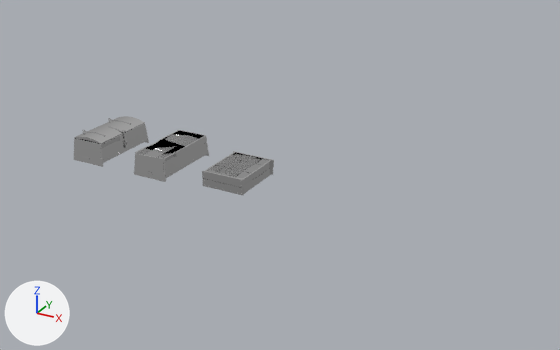
One commit to the FBX model Assets/Art/Models/Environment/Crates and Chests.fbx: the scene before it, then after it.
Both versions are drawn from a camera (50 mm lens) standing at (11.68, -0.45, 3.92) and looking at (7.51, 7.13, 0.13). Lighting does not change. The marker at lower left points along +X, +Y and +Z. Where no turn or scale is listed for an object, it has been applied to the vertices.

The first picture shows 'Chest', 'CrateFancy', 'CrateSimple'.
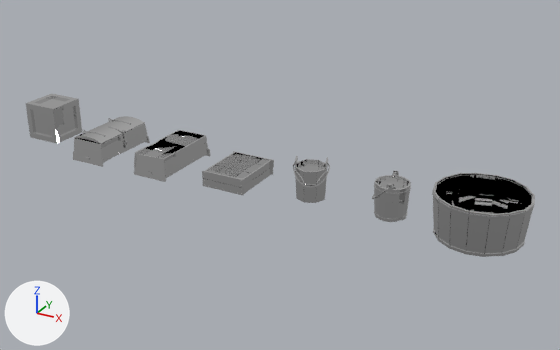
Where the change shows, as pixel boxes [x1, y1, x2, y2] in the pictures (560 x 350 px):
'WaterBasin', added
    after: [432, 173, 535, 257]
'Box', added
    after: [26, 94, 82, 144]
'BucketRounder', added
    after: [372, 171, 411, 222]
'Bucket', added
    after: [293, 156, 330, 203]
'Bucket_Water', added
    after: [299, 166, 323, 171]

The change, as a list of edits to the scene's bpy script:
```text
Add me_bucket_water:
    me_bucket_water.from_pydata(...)  # an 8-sided cut cone along z (radius 0.163 at the low end, 0.183 at the high end) spanning x -0.183..0.183, y -0.183..0.183, z 0.03..0.323
    me_bucket_water.materials.append(mat_imphenziapixpal)  # its picture is missing
Add me_box:
    me_box.from_pydata(...)  # 88 vertices, 66 faces; spans x -0.25..0.25, y -0.25..0.25, z -0.25..0.25
    me_box.materials.append(mat_imphenziapixpal)  # its picture is missing
Add me_bucketrounder:
    me_bucketrounder.from_pydata(...)  # 660 vertices, 595 faces; spans x -0.215..0.204, y -0.229..0.208, z 0.0..0.461
    me_bucketrounder.materials.append(mat_imphenziapixpal)  # its picture is missing
Add me_bucket_001:
    me_bucket_001.from_pydata(...)  # 385 vertices, 373 faces; spans x -0.204..0.22, y -0.21..0.2, z 0.0..0.479
    me_bucket_001.materials.append(mat_imphenziapixpal)  # its picture is missing
Add me_waterbasin_001:
    me_waterbasin_001.from_pydata(...)  # 380 vertices, 301 faces; spans x -0.524..0.524, y -0.524..0.524, z 0.0..0.51
    me_waterbasin_001.materials.append(mat_imphenziapixpal)  # its picture is missing
Add ob_bucket_water:
    ob_bucket_water = bpy.data.objects.new('Bucket_Water', me_bucket_water)
    ob_bucket_water.location = (8.0, 7.0, 0.0)
Add ob_box:
    ob_box = bpy.data.objects.new('Box', me_box)
    ob_box.location = (4.0, 7.0, 0.3)
Add ob_bucketrounder:
    ob_bucketrounder = bpy.data.objects.new('BucketRounder', me_bucketrounder)
    ob_bucketrounder.location = (9.0, 7.0, 0.0)
Add ob_bucket:
    ob_bucket = bpy.data.objects.new('Bucket', me_bucket_001)
    ob_bucket.location = (8.0, 7.0, 0.0)
Add ob_waterbasin:
    ob_waterbasin = bpy.data.objects.new('WaterBasin', me_waterbasin_001)
    ob_waterbasin.location = (10.0, 7.0, 0.0)
```
